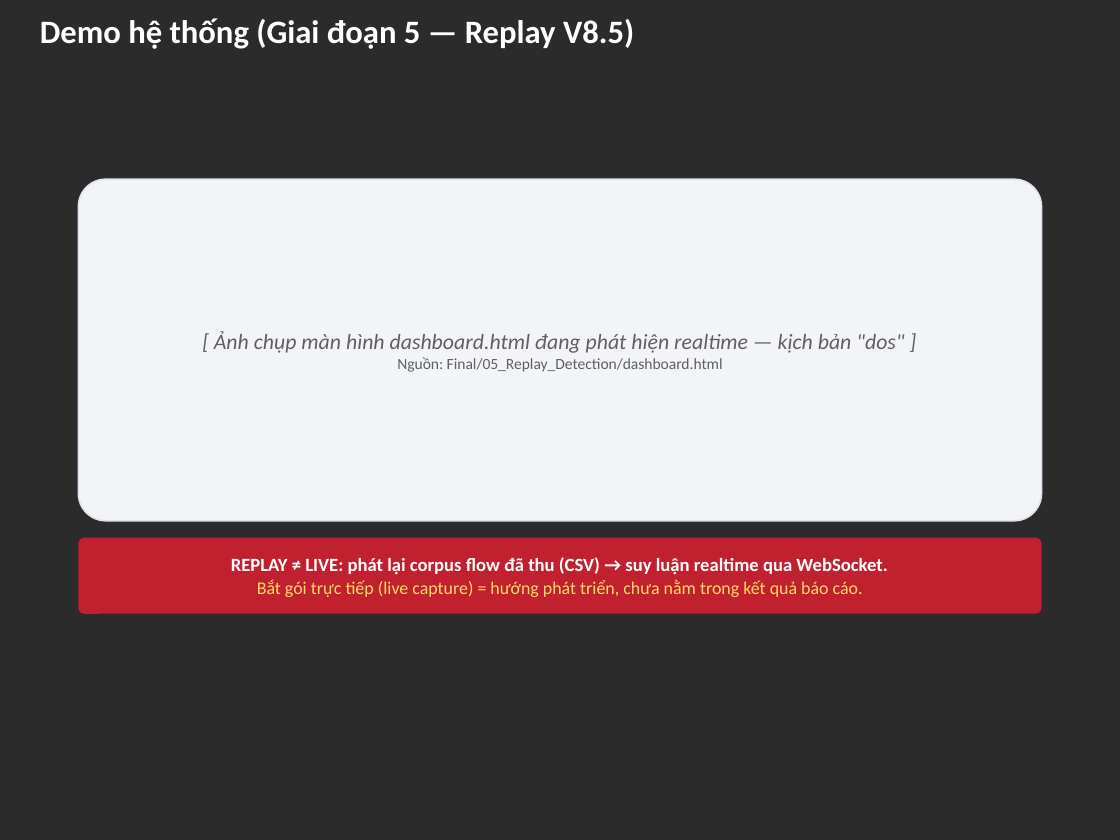
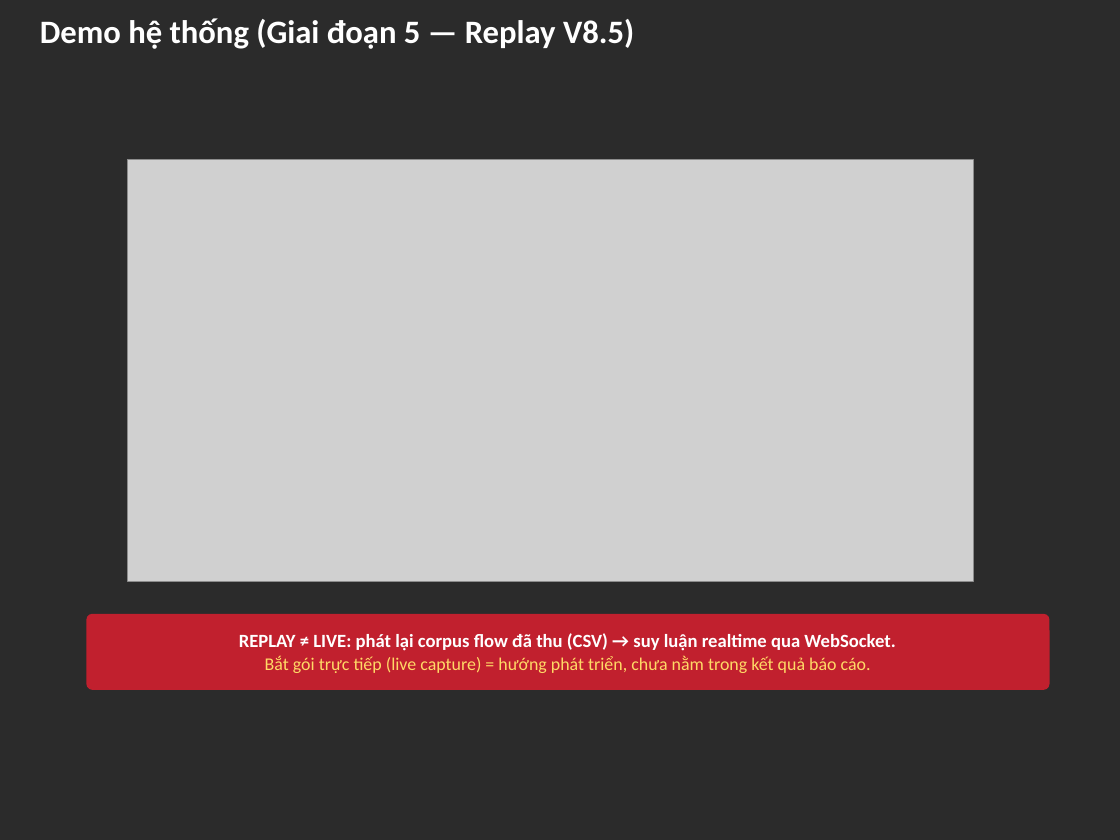
Before and after one commit to hypeaxis/graduation-thesis, a slide deck: slide 15 of BAO_VE_TOT_NGHIEP/Slide_Bao_Ve_HUST.pptx. Drawn at 1120x840 pixels with LibreOffice and Linux fonts; fonts in the diff are those of the drawing; grey boxes stand for pictures; background and template pictures are left out; a plain dark background stands for a picture behind light text. Boxes give left, top, right and bottom in pixels: in the first picture for what was removed or moved away, otherwise in the second. Text is boxed around its words. In the diff, an @@ line names an element or a change of style, - is before the commit and + after.

```diff
--- a/BAO_VE_TOT_NGHIEP/Slide_Bao_Ve_HUST.pptx
+++ b/BAO_VE_TOT_NGHIEP/Slide_Bao_Ve_HUST.pptx
@@ rounded rectangle removed at (x1=78, y1=179, x2=1042, y2=521) @@
-[ Ảnh chụp màn hình dashboard.html đang phát hiện realtime — kịch bản "dos" ]
-Nguồn: Final/05_Replay_Detection/dashboard.html
@@ picture added at (x1=128, y1=159, x2=973, y2=581) @@
@@ rounded rectangle "REPLAY ≠ LIVE: phát lại ..." moved from (x1=78, y1=538, x2=1042, y2=614) to (x1=86, y1=614, x2=1049, y2=690) @@
```
Also in this commit, not shown: 2 other slides changed.
